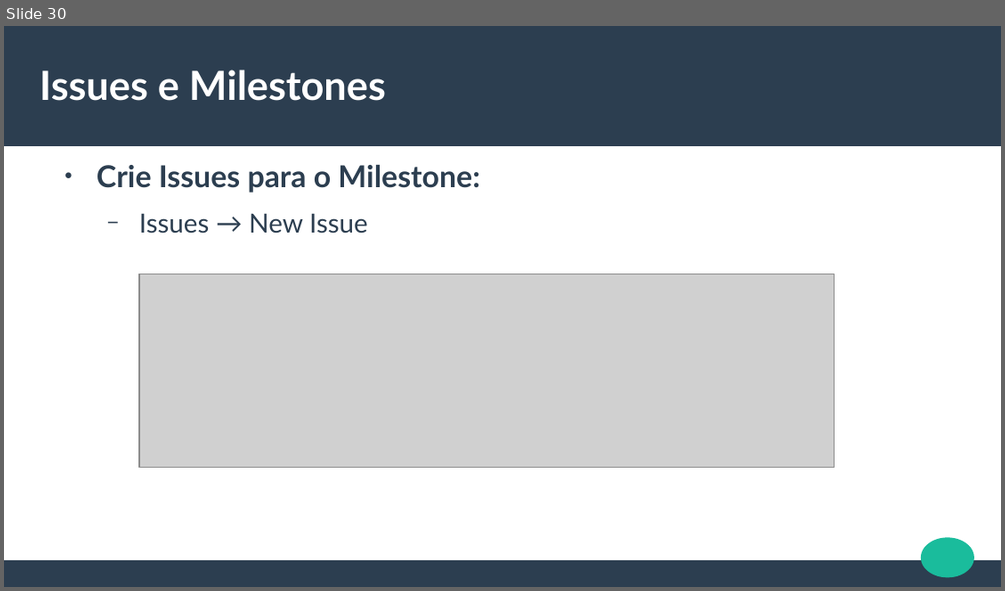
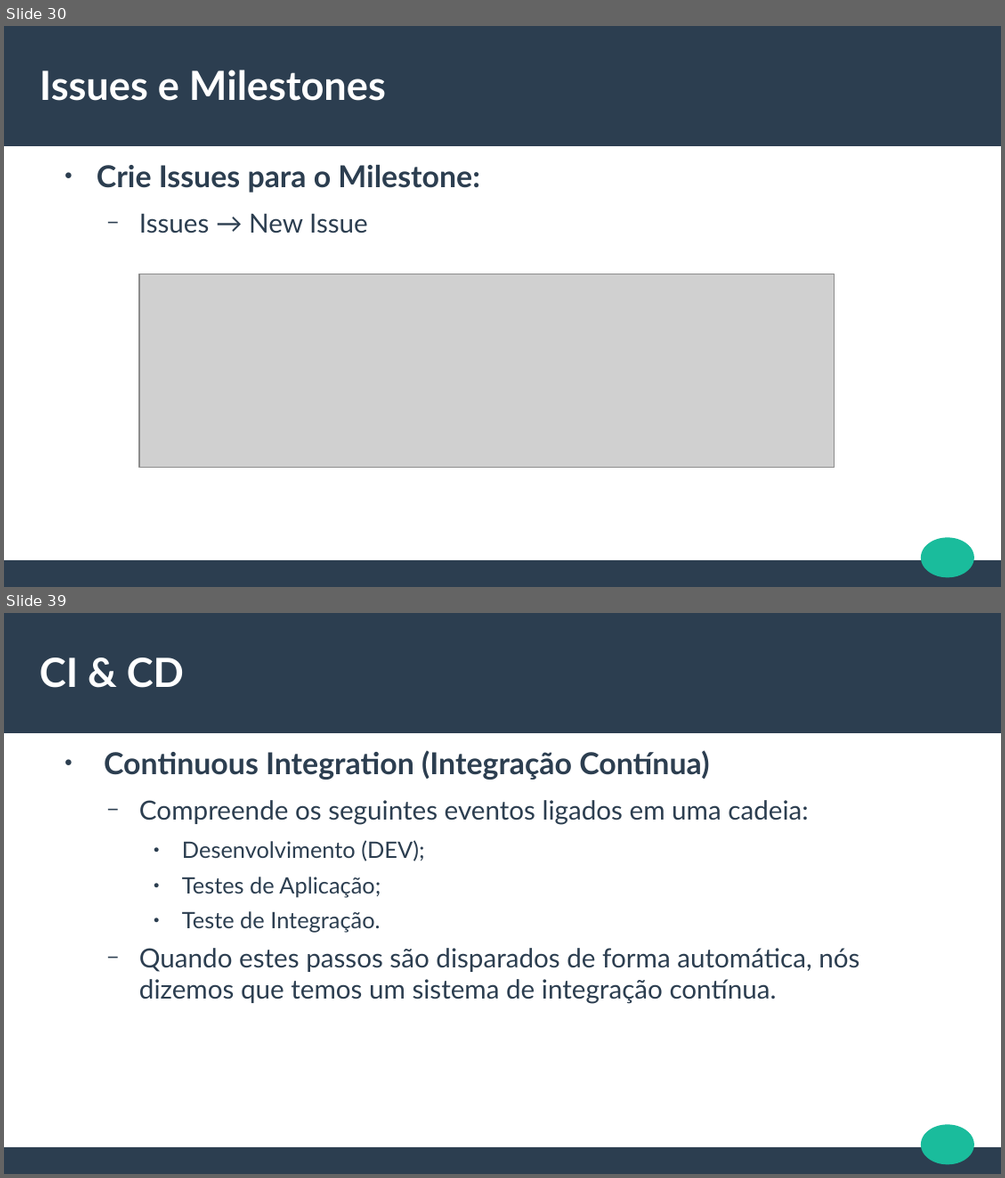
Before and after one commit to jeffersoncarvalho/aps-2020_2, a slide deck: SLIDES/ODP/3NA-EXTRA-GitLab.odp. Shown one above the other, each under a label of ours: slide 30 before the commit, slides 30 and 39 after it; the slides between them are not shown. The pictures are 1005x591 and 1005x1178 pixels, drawn with LibreOffice and Linux fonts; fonts in the diff are those of the drawing; grey boxes stand for pictures. Boxes give left, top, right and bottom in pixels: in the first picture for what was removed or moved away, otherwise in the second. Text is boxed around its words. In the diff, an @@ line names an element or a change of style, - is before the commit and + after.

```diff
--- a/SLIDES/ODP/3NA-EXTRA-GitLab.odp
+++ b/SLIDES/ODP/3NA-EXTRA-GitLab.odp
@@ slide 39 added at <box>4,613,1001,1174</box>, background #FFFFFF; not listed: 3 template elements that a slide beside it also shows @@
@@ title added at <box>40,657,184,688</box>, 32 pt, text #FFFFFF, bold @@
+CI & CD
@@ text added at <box>104,750,859,1004</box>, 21 pt, text #2C3E50 @@
+● Continuous Integration (Integração Contínua)
+  − Compreende os seguintes eventos ligados em uma cadeia:
+    ● Desenvolvimento (DEV);
+    ● Testes de Aplicação;
+    ● Teste de Integração.
+  − Quando estes passos são disparados de forma automática, nós dizemos que temos um sistema de integração contínua.
```
Also in this commit, not shown: 6 slides changed, 14 other slides added, 1 slide removed, 1 other file.
